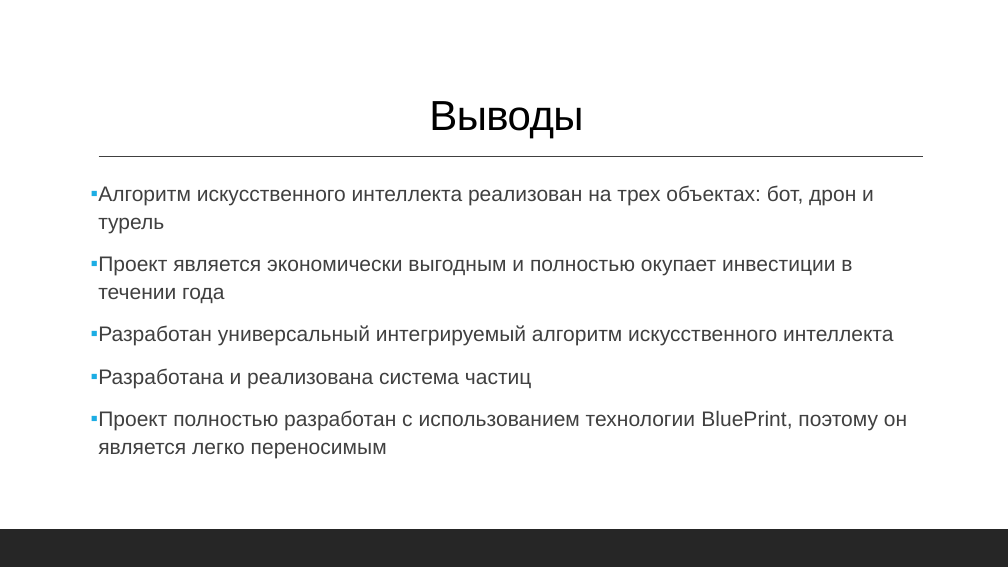
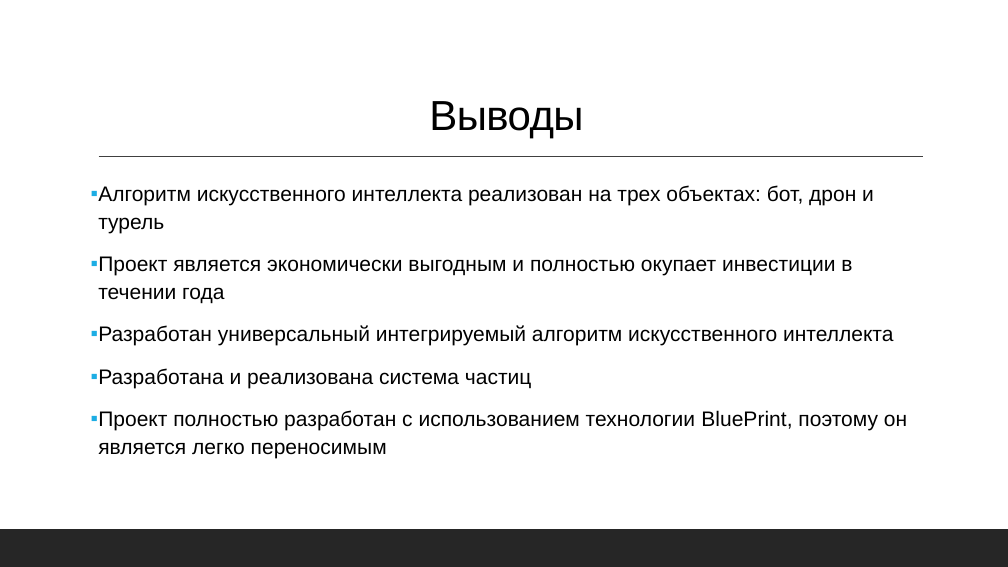
Before and after one commit to Kojom/DiplomaReport, a slide deck: slide 10 of My_own/Презентация.pptx. Drawn at 1008x567 pixels with LibreOffice and Linux fonts; fonts in the diff are those of the drawing. Boxes give left, top, right and bottom in pixels: in the first picture for what was removed or moved away, otherwise in the second. Text is boxed around its words. In the diff, an @@ line names an element or a change of style, - is before the commit and + after.

```diff
--- a/My_own/Презентация.pptx
+++ b/My_own/Презентация.pptx
@@ text "Алгоритм искусственного интеллекта реализован на ..." at (x1=91, y1=185, x2=907, y2=458): text colour #404040 to #000000 @@
```
Also in this commit, not shown: 2 other slides changed, 23 other files.
